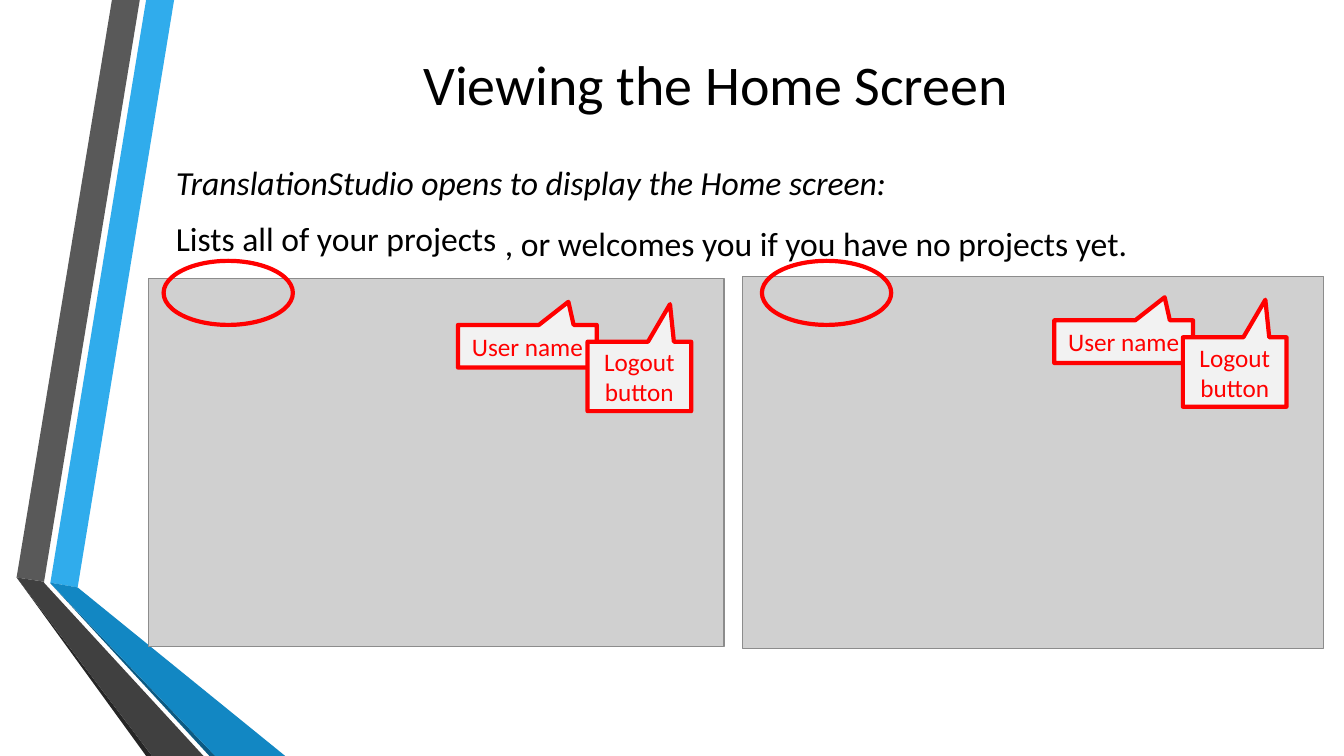
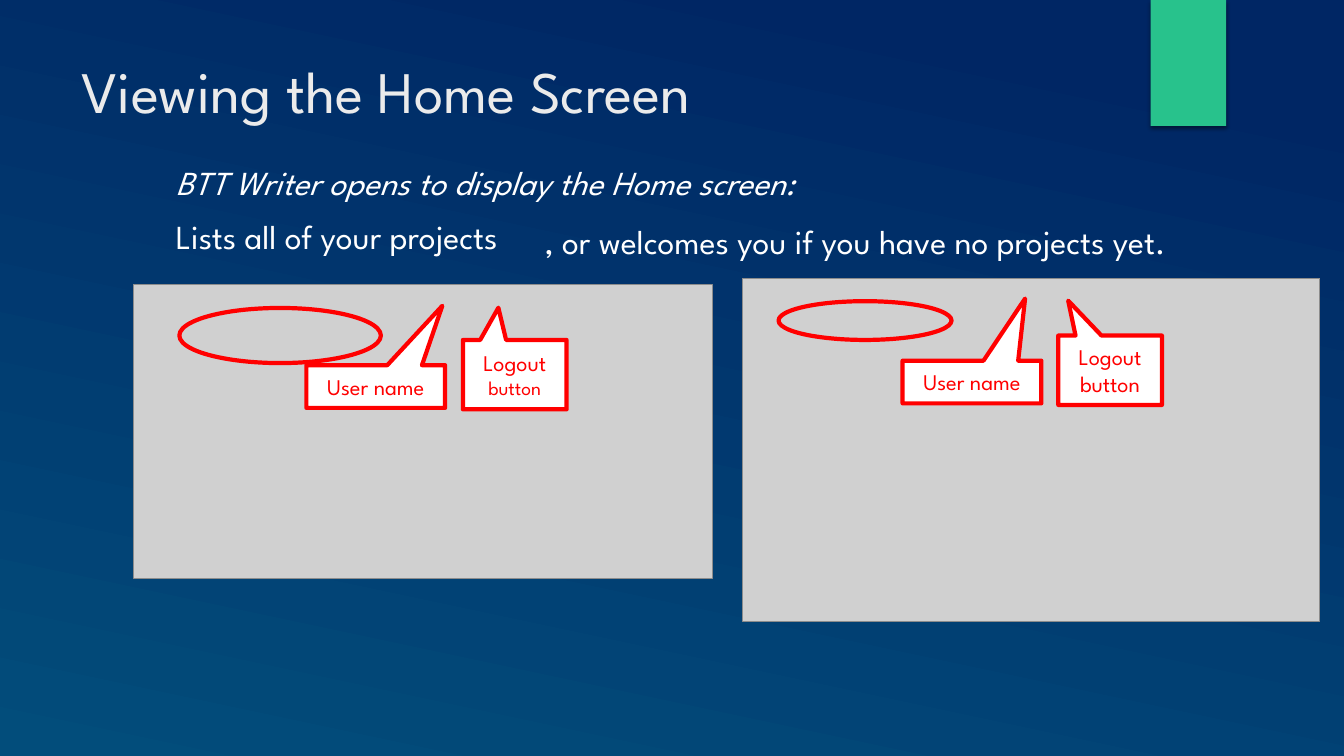
Before and after one commit to mondele/btt-writer-docs, a slide deck: slide 16 of docs/DGetStarted.pptx. Drawn at 1344x756 pixels with LibreOffice and Linux fonts; fonts in the diff are those of the drawing; grey boxes stand for pictures; background and template pictures are left out. Boxes give left, top, right and bottom in pixels: in the first picture for what was removed or moved away, otherwise in the second. Text is boxed around its words. In the diff, an @@ line names an element or a change of style, - is before the commit and + after.

```diff
--- a/docs/DGetStarted.pptx
+++ b/docs/DGetStarted.pptx
@@ background picture (left out) to gradient #002664 to #024E7B @@
@@ rectangle added at (1150,0,1226,126), fill #28C28C @@
@@ title "Viewing the Home Screen": place and size @@
-title "Viewing the Home Screen" at (423,66,1008,115)
+title "Viewing the Home Screen" at (81,72,690,126)
@@ title "Viewing the Home Screen" at (81,72,690,126): size 40 to 42 pt, font Calibri to League Spartan, text colour #000000 to #EBEBEB; alignment centre to left; vertical alignment middle to top @@
@@ text ", or welcomes you if ...": place and size @@
-text ", or welcomes you if ..." at (521,232,1127,265)
+text ", or welcomes you if ..." at (562,230,1166,262)
@@ text ", or welcomes you if ..." at (562,230,1166,262): font Calibri to League Spartan, text colour #000000 to #FFFFFF @@
@@ text at (176,172,794,202): text changed; font Calibri to League Spartan; text colour #000000 to #FFFFFF @@
-TranslationStudio opens to display the Home screen:
+BTT Writer opens to display the Home screen:
@@ text at (176,225,498,257): font Calibri to League Spartan, text colour #000000 to #FFFFFF in "Lists all of your projects" @@
@@ picture: place and size @@
-picture at (148,278,724,646)
+picture at (134,284,713,579)
@@ picture: place and size @@
-picture at (743,276,1325,648)
+picture at (743,278,1321,622)
@@ ellipse: place and size @@
-ellipse at (163,261,292,326)
+ellipse at (179,309,381,364)
@@ ellipse: place and size @@
-ellipse at (762,261,891,326)
+ellipse at (778,301,952,340)
@@ speech box "Logout button": place and size @@
-speech box "Logout button" at (588,342,692,411)
+speech box "Logout button" at (463,340,567,409)
@@ speech box "Logout button" at (463,340,567,409): size 18 to 16 pt in "Logout"; size 18 to 14 pt in "button"; font Calibri to League Spartan; fill #F2F2F2 to #FFFFFF; proportions changed @@
@@ speech box "Logout button": place and size @@
-speech box "Logout button" at (1184,338,1288,407)
+speech box "Logout button" at (1059,336,1163,405)
@@ speech box "User name": place and size @@
-speech box "User name" at (458,325,597,367)
+speech box "User name" at (307,365,446,407)
@@ size 18 to 16 pt, font Calibri to League Spartan; fill #F2F2F2 to #FFFFFF; proportions changed in 3 elements at (1059,336,1163,405), (307,365,446,407), (902,361,1042,403) @@
@@ speech box "User name": place and size @@
-speech box "User name" at (1055,321,1194,363)
+speech box "User name" at (902,361,1042,403)
@@ group removed at (16,0,285,756): 6 freeform shapes @@
```
Also in this commit, not shown: 16 other slides changed, 13 other files.
